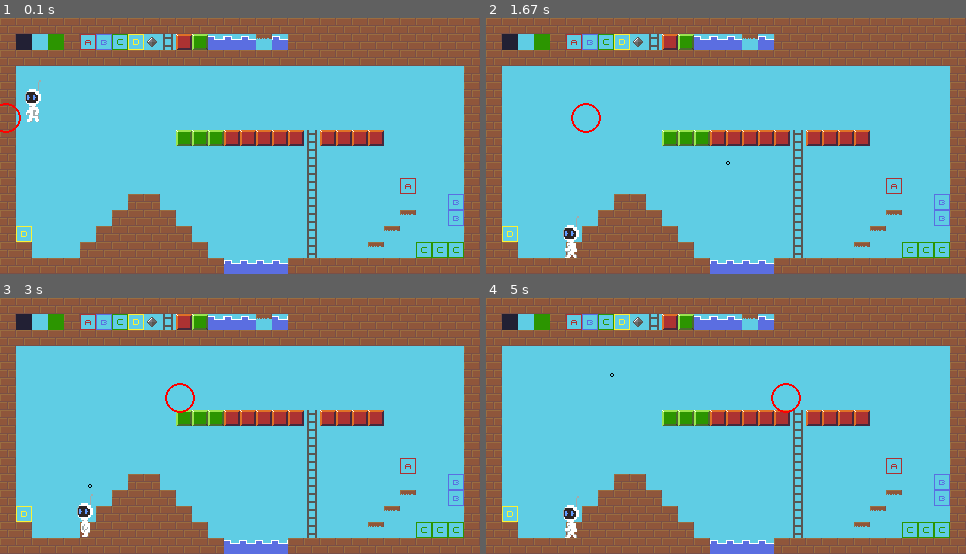
Above: before the commit, frames 1-4 (two rows, left to right).
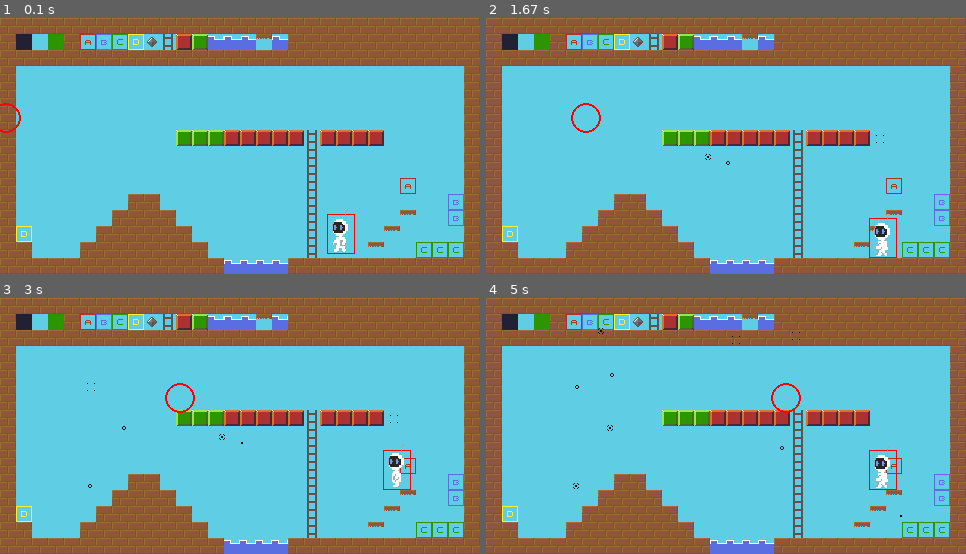
Above: after the commit, the same moments.

Repository: makabobo/SimplePygame
Game: pygame game, started from gameengine/demo/tilemap_demo.py
Two runs of this game, one before a commit and one after it. Both use one fixed random seed, a clock stepped at 60 frames per second and the inputs below.
Inputs (mouse positions are in pixels of both pictures, inside the frame that each line leads up to):
- Up to frame 1 (0.1 s): no input
- Up to frame 2 (1.67 s): hold Right 0.33-0.8 s; click (706, 156) at 0.88 s; click (879, 138) at 1.22 s; click (726, 163) at 1.55 s
- Up to frame 3 (3 s): click (124, 428) at 1.88 s; tap Enter at 2.17 s; click (91, 387) at 2.55 s; click (91, 484) at 2.88 s
- Up to frame 4 (5 s): click (798, 336) at 3.22 s; click (898, 515) at 3.55 s; click (783, 449) at 3.88 s; click (601, 331) at 4.22 s; click (735, 338) at 4.55 s; click (610, 374) at 4.88 s

The runs differ from the first frame. In frame 1, 0.7% of the frame differs, in the area x 5-74%, y 24-93%; in frame 2, 0.7%; in frame 3, 0.7%; in frame 4, 0.8%, in the area x 16-87%, y 11-94%.

Commit message:
gamebase zu Package umgebaut

Diff:
--- a/gameengine/actor.py
+++ b/gameengine/actor.py
@@ -1,7 +1,7 @@
 import pygame
 from .tile import Tile
 from .animation import Animation
-
+from .util import test_rect_lying_on_rect
 
 class Actor:
 
@@ -97,12 +97,12 @@
             # Variante mit beweglichen Platformen
             # if yd > 0:
             #     for stair_tile in self.tilemap.get_collision_tiles(tr, Tile.STAIR) + [x.r for x in moving_platforms]:
-            #         if tr.colliderect(stair_tile) and tr.bottom - yd <= stair_tile.top:
+            #         if tr.colliderect(stair_tile) and tr.bottom - yd-1 <= stair_tile.top:
             #             tr.bottom = stair_tile.top
 
             if yd > 0:
                 for stair_tile in self.tilemap.get_collision_tiles(tr, Tile.STAIR):
-                    if tr.colliderect( stair_tile ) and tr.bottom - yd <= stair_tile.top:
+                    if tr.colliderect(stair_tile) and tr.bottom - yd <= stair_tile.top:
                         tr.bottom = stair_tile.top
         self.r = tr
         return not blocked
@@ -128,24 +128,25 @@
 
     def on_floor(self):
         """ detects ground """
+
+        # "Bodenplatte des Players berechnen
         tr = pygame.Rect(self.r.x, self.r.y + self.r.h, self.r.w, 1)
         collision_rects = self.tilemap.get_collision_tiles(tr, Tile.WALL)
         # collision_rects += ([w.r for w in moving_platforms if w.r.colliderect(tr)])
         for tile_rect in collision_rects:
-            tile_rect.h = 1
+            tile_rect.copy().h = 1
             if tr.colliderect(tile_rect):
                 return True
         return False
 
     def on_stair(self):
         """ detects ground """
-        tr = pygame.Rect(self.r.x, self.r.y + self.r.h, self.r.w, 1)
-        collision_rects = self.tilemap.get_collision_tiles(tr, Tile.STAIR)
+        rg = self.r.move(0,1)
+        collision_rects = self.tilemap.get_collision_tiles(rg, Tile.STAIR)
         # collision_rects += ([w.r for w in moving_platforms if w.r.colliderect(tr)])
         # collision_rects += ([w.r for w in moving_blocks if w.r.colliderect(tr)])
-        for tile_rect in collision_rects:
-            tile_rect.copy().h = 1
-            if tr.colliderect(tile_rect):
+        for cr in collision_rects:
+            if test_rect_lying_on_rect(self.r, cr):
                 return True
         return False
 
@@ -172,13 +173,15 @@
 
 class Player(SpriteActor):
     def __init__(self, tilemap, x, y):
-        super().__init__(x, y, 8, 48, tilemap)
+        super().__init__(x, y, 28, 40, tilemap)
         self.anim_right = Animation("./assets/player.png", 24, False)
         self.anim_left  = Animation("./assets/player.png", 24, True)
 
     def tick(self, game):
         on_floor = self.on_floor()  # wird mehrmals benötigt
         on_stair = self.on_stair()  # wird mehrmals benötigt
+
+        game.debug_msg = f"on-stair={on_stair}, pos={self.x},{self.y}"
 
         if game.controller.left:
             self.xs = -2
@@ -200,4 +203,5 @@
 
     def draw(self, surface, delta):
         #pygame.draw.rect(draw_surface, "red", self.r.move(-camera.x, -camera.y), 1, 7)
-        self.anim_left.draw(surface, (self.r.x - 0, self.r.y - 0), delta)
+        pygame.draw.rect(surface, "red", self.r, 1)
+        self.anim_left.draw(surface, (self.r.x - 0, self.r.y - 10), delta)
--- a/gameengine/assets/Test-Tileset.tsj
+++ b/gameengine/assets/Test-Tileset.tsj
@@ -11,6 +11,14 @@
  "tiles":[
         {
          "id":3,
+         "type":"WALL"
+        },
+        {
+         "id":10,
+         "type":"WALL"
+        },
+        {
+         "id":11,
          "type":"WALL"
         },
         {
--- a/gameengine/game.py
+++ b/gameengine/game.py
@@ -13,6 +13,7 @@
         self.controller = Controller()
         self.menu = None
         self.debug = False
+        self.debug_msg = ""
 
 
         self.screen = pygame.display.set_mode((480, 256), pygame.SCALED | pygame.RESIZABLE, vsync=1)
@@ -25,7 +26,7 @@
 
     def start(self):
         delta = 0.0
-        self.actors.append(Player(self.map, 20,50))
+        self.actors.append(Player(self.map, 327,190))
         while 1:
             for event in pygame.event.get():
                 if event.type == pygame.QUIT:
@@ -73,6 +74,8 @@
 
             if self.debug:
                 draw_text(self.draw_surface, f"FPS {self.__clock.get_fps():>3.1f}", 420, 3, "darkred")
+                pygame.draw.rect(self.draw_surface, "black", (0,0,200,30), 0)
+                draw_text(self.draw_surface, self.debug_msg, 10, 10, "white")
 
             self.screen.blit(self.draw_surface, (0, 0))
             pygame.display.flip()
--- a/gameengine/prefab.py
+++ b/gameengine/prefab.py
@@ -13,7 +13,7 @@
             print(f"Fehler bei Laden von {filename}: '{str(e)}'")
             sys.exit()
         self.pos = pos
-        self.restlife = 5 * 4
+        self.restlife = 5 * 40
 
     def tick(self, game):
         self.restlife -= 1
--- a/gameengine/util.py
+++ b/gameengine/util.py
@@ -15,3 +15,11 @@
         s = font.render(text, False, color)
         print_map[(text, color)] = s
         draw_surface.blit(s, (x, y))
+
+
+def test_rect_lying_on_rect(r1:pygame.Rect, r2:pygame.Rect) -> bool:
+    """ Testet ob top_rect auf bottom_rect aufliegt, d.h.
+         - die untere Kante von top_rect berührt die obere Kante von bottom_rect
+        Wird benötigt um zu prüfen ob ein Actor auf einem Boden steht/läuft
+    """
+    return r1.y+r1.h == r2.y and not (r1.x+r1.w <= r2.x or r2.x+r2.w <= r1.x)
Not shown, changed: img/SimpleGame.tiled-session
